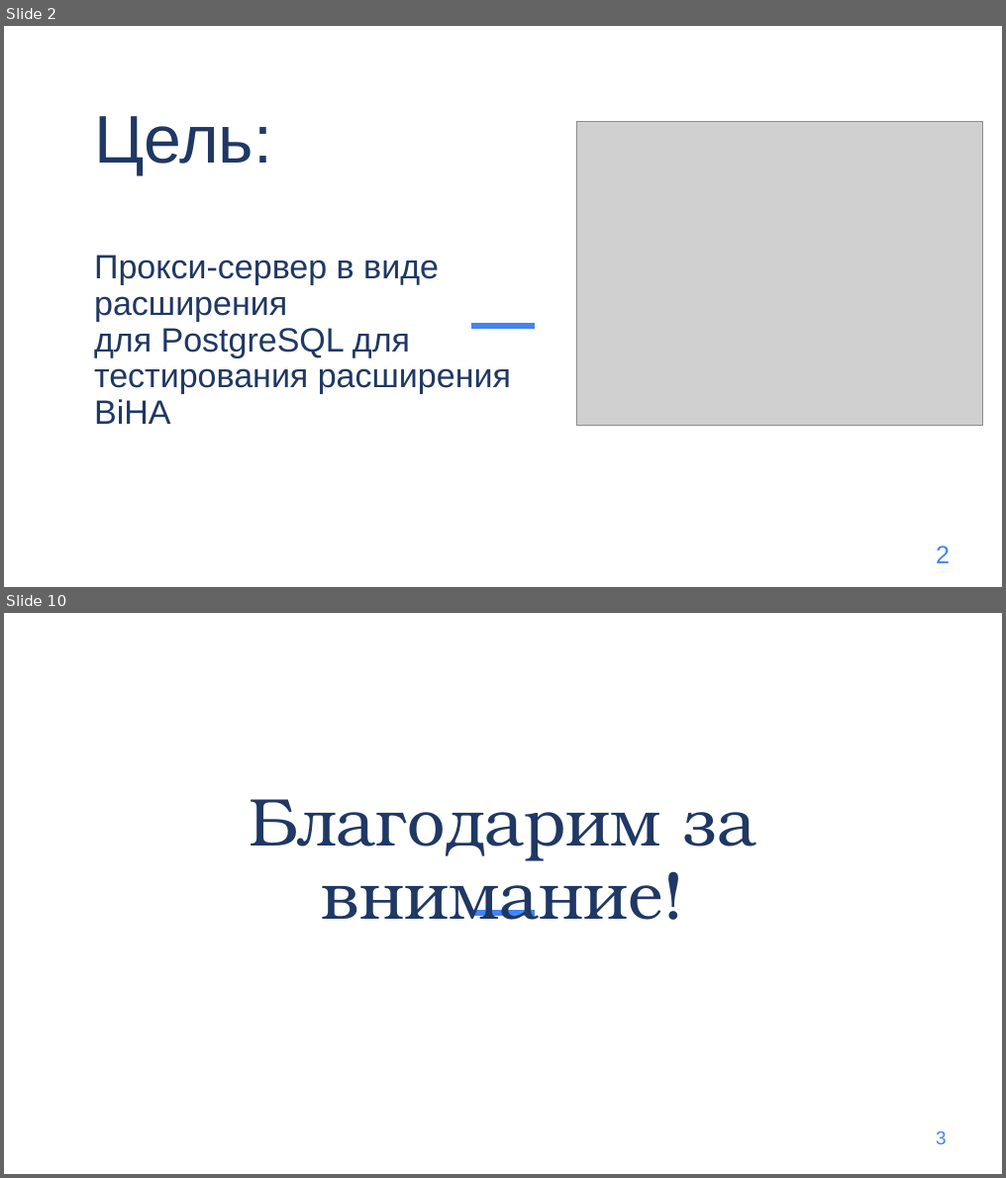
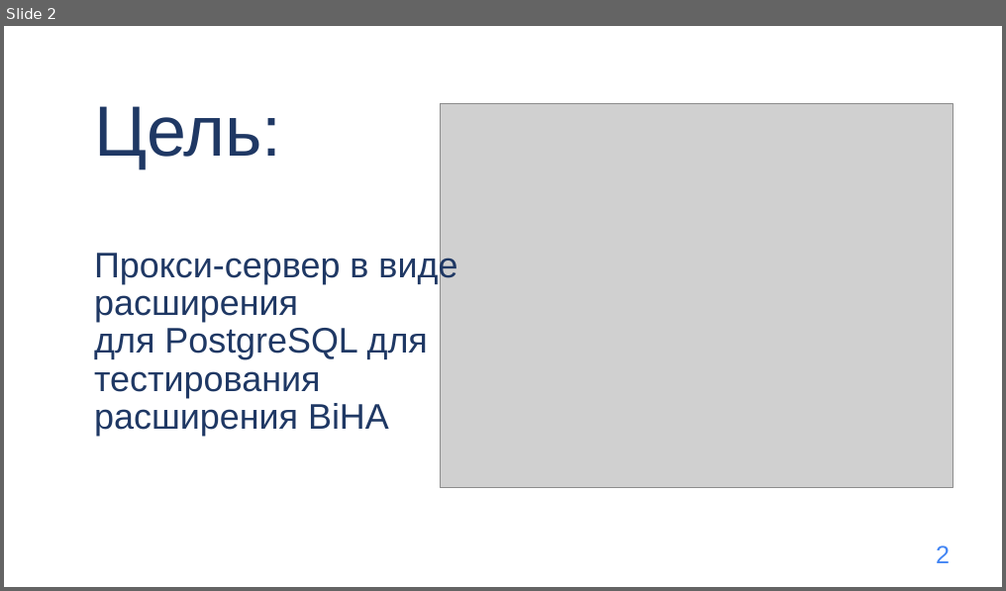
Before and after one commit to DLaaren/PGLab-postgresql-proxy-extension, a slide deck: proxy.pptx. Shown one above the other, each under a label of ours: slides 2 and 10 before the commit, slide 2 after it; the slides between them are not shown. The pictures are 1006x1178 and 1006x591 pixels, drawn with LibreOffice and Linux fonts; fonts in the diff are those of the drawing; grey boxes stand for pictures. Boxes give left, top, right and bottom in pixels: in the first picture for what was removed or moved away, otherwise in the second. Text is boxed around its words. In the diff, an @@ line names an element or a change of style, - is before the commit and + after.

```diff
--- a/proxy.pptx
+++ b/proxy.pptx
@@ slide 10 removed at box(4, 613, 1002, 1174), background #FFFFFF; not listed: 1 template element that a slide beside it also shows @@
@@ title removed at box(250, 799, 756, 920) @@
-Благодарим за внимание!
@@ text removed at box(936, 1132, 946, 1145) @@
-3
@@ slide 2 changed as well @@
@@ title "Цель: Прокси-сервер в виде расширения ..." at box(94, 106, 457, 436): size 64.8 to 68.4 pt in "Цель:"; size 32.4 to 34.2 pt; line spacing 0.9 to 0.89 @@
@@ picture: place and size @@
-picture at box(576, 122, 983, 425)
+picture at box(441, 103, 953, 488)
@@ freeform shape added at box(436, 289, 491, 319), outline #FFFFFF 17.01 pt @@
@@ line removed from (471, 326) to (536, 326) @@
```
Also in this commit, not shown: 1 other slide changed, 15 slides added, 7 other slides removed.
